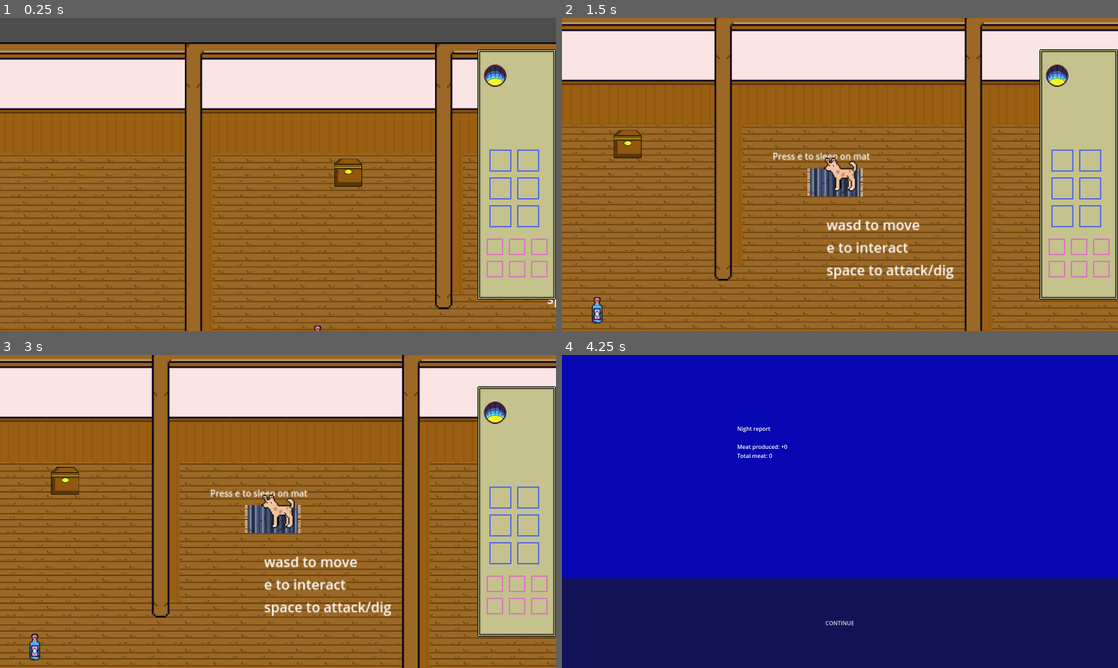
Above: before the commit, frames 1-4 (two rows, left to right).
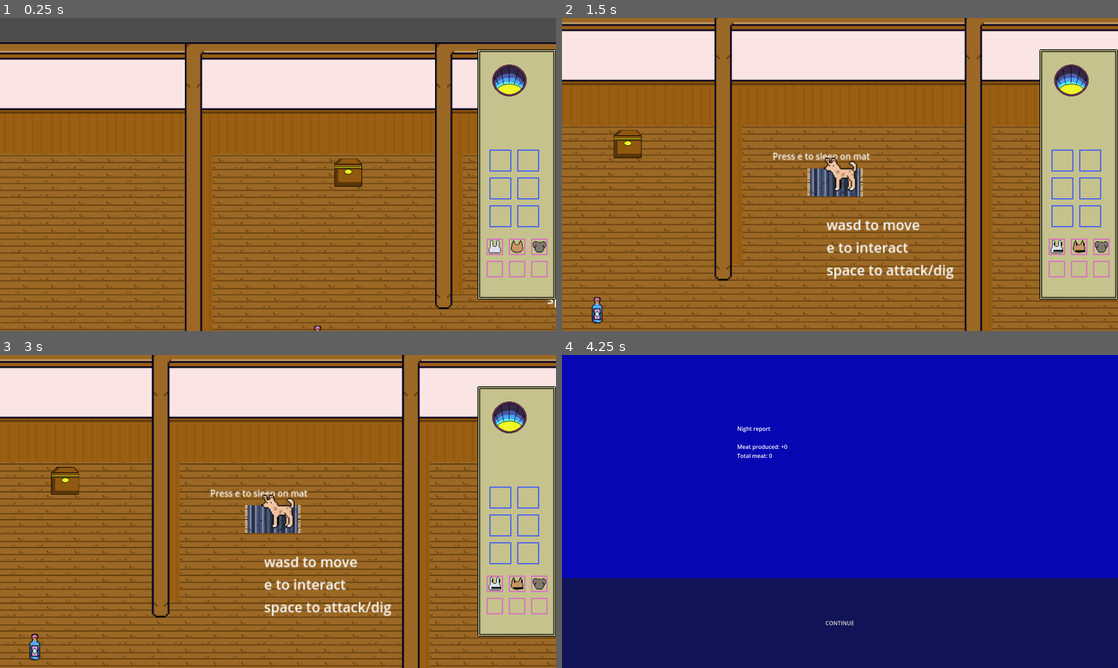
Above: after the commit, the same moments.

Repository: inkaonkala/AnimalRevolution
Game: Godot game, scene res://Scenes/Main.tscn
Same seed, same stepped clock (60 frames per second), same inputs: the game is played once before the commit and once after it.
Inputs:
- Up to frame 1 (0.25 s): no input
- Up to frame 2 (1.5 s): tap E (interact) at 0.5 s; hold D (move_right) 0.53-1.25 s; tap Space (attack) at 0.6 s; click "CONTINUE" at 1.25 s
- Up to frame 3 (3 s): tap E (interact) at 2, 2.1 s; hold S (move_down) 2.03-2.75 s; click "CONTINUE" at 2.75 s
- Up to frame 4 (4.25 s): tap E (interact) at 3.5 s; hold D (move_right) from 3.53 s (still down); tap Space (attack) at 3.6 s

The runs differ from the first frame. In frame 1, 0.8% of the frame differs, in the area x 87-99%, y 14-76%; in frame 2, 0.8%; in frame 3, 0.8%; in frame 4, nothing differs.

Commit message:
added emotions to sidebar, cat and rodent

Diff:
--- a/Scenes/Main.tscn
+++ b/Scenes/Main.tscn
@@ -6,6 +6,7 @@
 [ext_resource type="Texture2D" uid="uid://cgybcl21xswfv" path="res://Assets/SideBar/sidebar_base.png" id="4_1p5hy"]
 [ext_resource type="PackedScene" uid="uid://b8b2cyf36auww" path="res://Scenes/Floors/Rooftop.tscn" id="4_h1m7h"]
 [ext_resource type="PackedScene" uid="uid://ta717pvkxahs" path="res://Scenes/Floors/5_DogFloor.tscn" id="5_erwvk"]
+[ext_resource type="Texture2D" uid="uid://bg53djf7ywm7b" path="res://Assets/SideBar/animalbase.png" id="5_h1m7h"]
 [ext_resource type="PackedScene" uid="uid://hm3q3v5kw6kc" path="res://Scenes/PickUpStuff.tscn" id="6_2w5on"]
 [ext_resource type="Texture2D" uid="uid://cxbxfhvrof4ag" path="res://Assets/Collectables/ballB.png" id="7_346fj"]
 [ext_resource type="Texture2D" uid="uid://bcashksx4nijc" path="res://Assets/Collectables/bottle.png" id="8_0sclb"]
@@ -44,9 +45,43 @@
 anchor_right = 1.0
 offset_left = -183.0
 offset_top = 44.0
-offset_right = -143.0
-offset_bottom = 84.0
+offset_right = -85.0
+offset_bottom = 135.0
 grow_horizontal = 0
+
+[node name="AnimalFaces" type="TextureRect" parent="CanvasSideBar/TextureRect"]
+z_index = 23
+layout_mode = 0
+offset_left = 58.0
+offset_top = 545.0
+offset_right = 294.0
+offset_bottom = 590.0
+texture = ExtResource("5_h1m7h")
+expand_mode = 1
+
+[node name="RodentFace" type="TextureRect" parent="CanvasSideBar/TextureRect/AnimalFaces"]
+z_index = 24
+layout_mode = 0
+offset_left = 2.0
+offset_top = 2.0
+offset_right = 42.0
+offset_bottom = 42.0
+
+[node name="CatFace" type="TextureRect" parent="CanvasSideBar/TextureRect/AnimalFaces"]
+z_index = 24
+layout_mode = 0
+offset_left = 66.0
+offset_top = 3.0
+offset_right = 106.0
+offset_bottom = 43.0
+
+[node name="DogFace" type="TextureRect" parent="CanvasSideBar/TextureRect/AnimalFaces"]
+z_index = 24
+layout_mode = 0
+offset_left = 129.0
+offset_top = 3.0
+offset_right = 169.0
+offset_bottom = 43.0
 
 [node name="SideBarUI" type="Control" parent="CanvasSideBar/TextureRect"]
 z_index = 22
--- a/Scripts/SideBar.gd
+++ b/Scripts/SideBar.gd
@@ -33,6 +33,25 @@
 	"carrot": preload("res://Assets/Plants/carrot.png")
 }
 
+#FACES
+
+@onready var cat_face: TextureRect = $TextureRect/AnimalFaces/CatFace
+@onready var rodent_face: TextureRect = $TextureRect/AnimalFaces/RodentFace
+@onready var dog_face: TextureRect = $TextureRect/AnimalFaces/DogFace
+
+@onready var animal_faces := {
+	"cat": cat_face,
+	"dog": dog_face,
+	"rodent": rodent_face
+}
+
+var face_icons := {
+	"happy": preload("res://Assets/characters/happy.png"),
+	"sad": preload("res://Assets/characters/sad.png"),
+	"neutral": preload("res://Assets/characters/neutral.png")
+}
+
+
 func update_inventory_ui(inventory: Dictionary, item_order: Array) -> void:
 	for slot in inv_slots:
 		slot["icon"].texture = null
@@ -66,5 +85,37 @@
 	DayCycle.time_changed.connect(_on_time_changed)
 	_on_time_changed(DayCycle.get_time())
 
+	DayCycle.new_day.connect(func(_day): update_animal_emotions())
+	update_animal_emotions()
+
 func _on_time_changed(time_name: String) -> void:
 	time_icon.texture = icons[time_name]
+
+#ANIMAL EMOTIONS
+
+func update_animal_emotions() -> void:
+	for species in animal_faces.keys():
+		update_emotion(species)
+
+func update_emotion(species_name: String) -> void:
+	var total := 0
+	var count := 0
+
+	for animal in get_tree().get_nodes_in_group("animals"):
+		if animal.species == species_name and animal.has_method("get_emotion_value"):
+			total += animal.get_emotion_value()
+			count += 1
+
+	if count == 0:
+		animal_faces[species_name].visible = false
+		return
+
+	var average := float(total) / float(count)
+
+	animal_faces[species_name].visible = true
+	if average > 0.33:
+		animal_faces[species_name].texture = face_icons["happy"]
+	elif average < -0.33:
+		animal_faces[species_name].texture = face_icons["sad"]
+	else:
+		animal_faces[species_name].texture = face_icons["neutral"]
--- a/Scripts/cat.gd
+++ b/Scripts/cat.gd
@@ -12,9 +12,12 @@
 	IN_THERAPY
 }
 
+signal emotion_hadler
+
 @export var cat_name := "John"
 @export var floorspawn_index := 0
 @export var therapyspaw_i := 0
+@export var species := "cat"
 
 @onready var speak_bubble = $Label
 
@@ -31,6 +34,7 @@
 var max_work_nights := 6
 
 func _ready() -> void:
+	add_to_group("animals")
 	DayCycle.new_day.connect(cat_new_day)
 	body_entered.connect(cat_activated)
 	speak_bubble.visible = false
@@ -46,6 +50,7 @@
 		therapy_days_left -= 1
 		if therapy_days_left <= 0:
 			state = State.NEUTRAL
+			emotion_hadler.emit()
 			move_to_catfloor()
 		return
 
@@ -61,6 +66,7 @@
 
 		if happy_nights_left <= 0:
 			state = State.NEUTRAL
+			emotion_hadler.emit()
 
 	elif state == State.NEUTRAL:
 		butcher(meat_per_neutral_cat)
@@ -69,6 +75,7 @@
 
 	if work_nights >= max_work_nights:
 		state = State.SAD
+		emotion_hadler.emit()
 		move_to_threapy()
 
 func cat_talk(text: String) -> void:
@@ -94,6 +101,7 @@
 	if state == State.HUNGRY and not GameState.tagging_unlocked:
 		GameState.tagging_unlocked = true
 		state = State.HAPPY
+		emotion_hadler.emit()
 		hunger_timer = 0
 		await cat_talk("Use this TAG to mark humans good wnought to eat")
 		return
@@ -114,6 +122,7 @@
 	has_joined = true
 	GameState.cat_found = true
 	state = State.NEUTRAL
+	emotion_hadler.emit()
 
 	await cat_talk("Why not? I'll join the revolution")
 
@@ -129,6 +138,7 @@
 
 func activate_spotly() -> void:
 	state = State.NEUTRAL
+	emotion_hadler.emit()
 	print(cat_name, " on CAT floor found")
 
 func move_to_catfloor() -> void:
@@ -159,12 +169,14 @@
 	global_position = spawn.global_position
 
 	state = State.IN_THERAPY
+	emotion_hadler.emit()
 	therapy_days_left = 2
 	work_nights = 0
 
 
 func become_hungry() ->void:
 	state = State.HUNGRY
+	emotion_hadler.emit()
 	#GameState.tagging_unlocked = true
 	print("Cat's hungry!")
 
@@ -176,6 +188,7 @@
 
 func need_therapy() -> void:
 	state = State.NEEDS_THERAPY
+	emotion_hadler.emit()
 	print("Cat's in need of threrapy")
 
 func try_eating() -> void:
@@ -190,5 +203,17 @@
 
 	GameState.meat -= 1
 	state = State.HAPPY
+	emotion_hadler.emit()
 	happy_nights_left = 2
 	print(cat_name, " ate meat and became happy.")
+
+func get_emotion_value() -> int:
+	match state:
+		State.HAPPY:
+			return 1
+		State.SAD, State.NEEDS_THERAPY, State.IN_THERAPY, State.HUNGRY:
+			return -1
+		State.NEUTRAL, State.WORKING:
+			return 0
+		_:
+			return 0
--- a/Scripts/rodent.gd
+++ b/Scripts/rodent.gd
@@ -6,9 +6,13 @@
 	WORKING,
 	SAD,
 	NEUTRAL,
-	HAPPY
+	HAPPY,
+	HUNGRY
 }
 
+signal emotion_hadler
+
+@export var species := "rodent"
 @export var rodent_name := "BunBun"
 @export var intro_line: Array[String] = [
 	"Hello!",
@@ -26,6 +30,7 @@
 var plants_watered := 0
 
 func _ready() -> void:
+	add_to_group("animals")
 	body_entered.connect(on_body_entered)
 	DayCycle.new_day.connect(on_new_day)
 	talk_bubble.visible = false
@@ -79,12 +84,12 @@
 
 	var spawn = spawn_points[spawn_index]
 
-
 	get_parent().remove_child(self)
 	rooftop.add_child(self)
 
 	global_position = spawn.global_position
 	state = State.NEUTRAL
+	emotion_hadler.emit()
 
 
 func on_new_day(day_nmb: int) -> void:
@@ -124,3 +129,14 @@
 			return 1
 		_:
 			return 0
+
+func get_emotion_value() -> int:
+	match state:
+		State.HAPPY:
+			return 1
+		State.SAD, State.HUNGRY:
+			return -1
+		State.NEUTRAL, State.WORKING:
+			return 0
+		_:
+			return 0
Binary file added: Assets/SideBar/animalbase.png
Not shown, added: Assets/SideBar/animalbase.png.import
Binary file added: Assets/characters/happy.png
Not shown, added: Assets/characters/happy.png.import
Binary file added: Assets/characters/neutral.png
Not shown, added: Assets/characters/neutral.png.import
Binary file added: Assets/characters/sad.png
Not shown, added: Assets/characters/sad.png.import
Not shown: 1 places in Scenes/Main.tscn that only renumber resources
